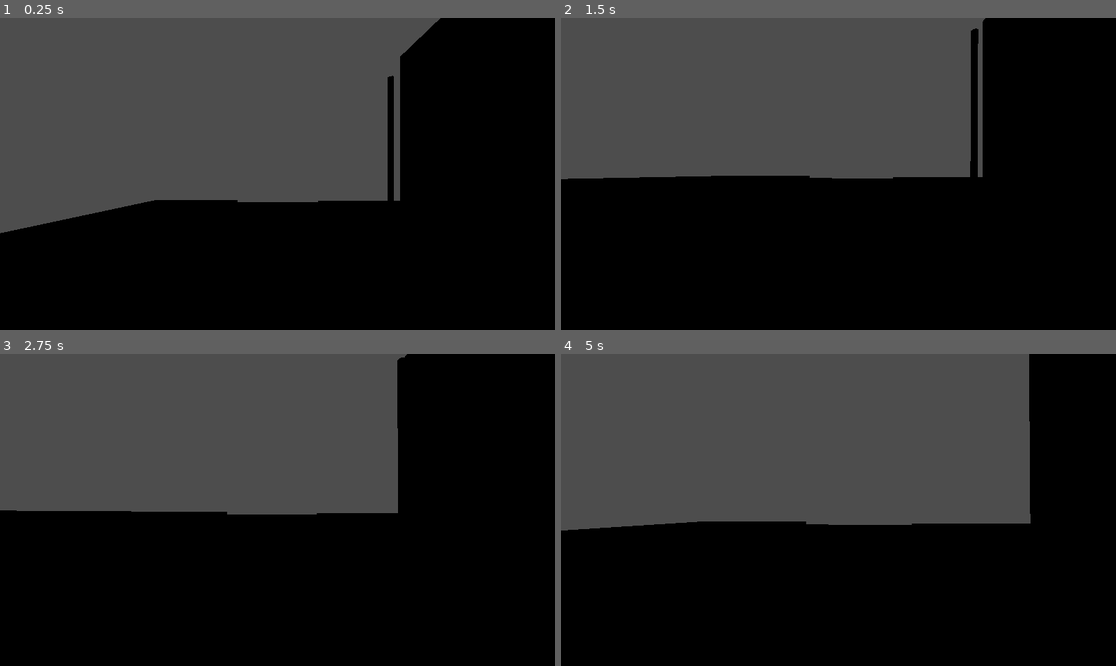
Above: before the commit, frames 1-4 (two rows, left to right).
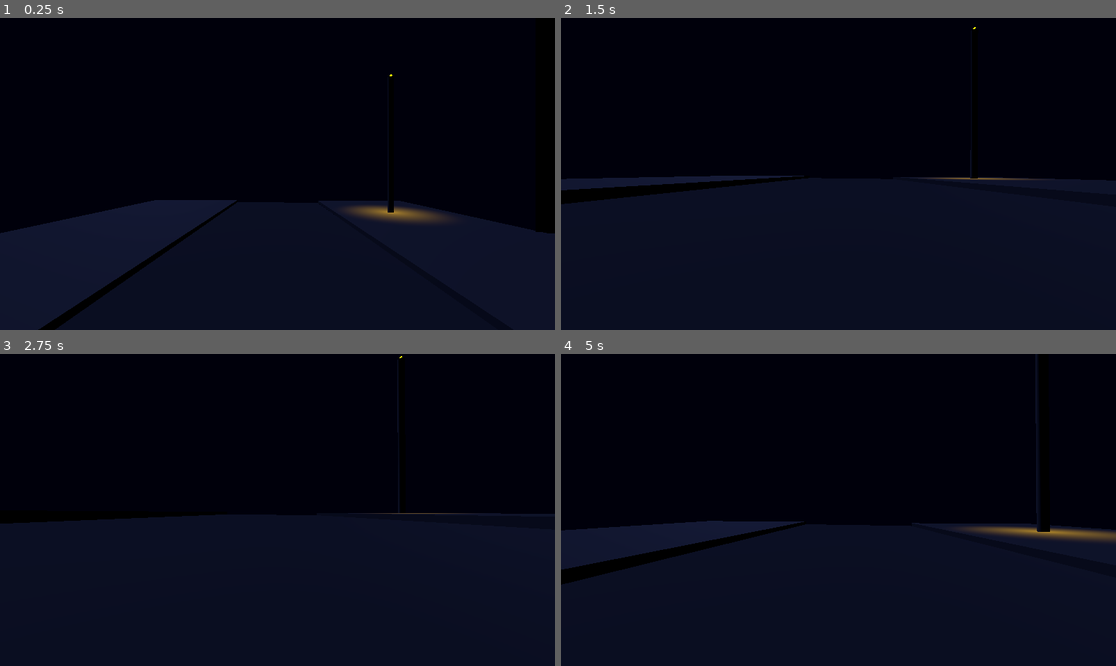
Above: after the commit, the same moments.

Repository: Eliant321/Juego-de-terror-psicologico-ecuatoriano
Game: Godot game, scene res://Nivel 1.tscn
Two runs of this game, one before a commit and one after it. Both use one fixed random seed, a clock stepped at 60 frames per second and the inputs below.
Inputs (mouse positions are in pixels of both pictures, inside the frame that each line leads up to):
- Up to frame 1 (0.25 s): no input
- Up to frame 2 (1.5 s): tap Enter (ui_accept) at 0.5, 0.77 s; move the mouse to (866, 174) at 0.52 s; hold Ctrl (agacharse) 0.53-1.28 s; hold W (adelante) from 0.53 s (still down); move the mouse to (810, 174) at 1.27 s; tap Ctrl (agacharse) at 1.35 s
- Up to frame 3 (2.75 s): keep holding W (adelante); tap Enter (ui_accept) at 1.52 s; move the mouse to (288, 503) at 2.02 s; hold Ctrl (agacharse) from 2.03 s (still down)
- Up to frame 4 (5 s): keep holding W (adelante); move the mouse to (832, 516) at 2.77 s; release Ctrl (agacharse) at 2.78 s; tap Ctrl (agacharse) at 2.85, 4.35 s; tap Enter (ui_accept) at 3.02, 3.77, 4.52 s; move the mouse to (877, 513) at 3.52 s; hold Ctrl (agacharse) 3.53-4.28 s; move the mouse to (794, 506) at 4.27 s

The runs differ from the first frame. In frame 1, 81% of the frame differs, in the area x 0-100%, y 0-100%; in frame 2, 86%; in frame 3, 85%; in frame 4, 90%.

Commit message:
Update Nivel 1.tscn

Diff:
--- a/Nivel 1.tscn
+++ b/Nivel 1.tscn
@@ -2,13 +2,30 @@
 
 [ext_resource type="Script" uid="uid://b8d31hc0mg2eh" path="res://character_body_3d.gd" id="1_1jhv7"]
 
+[sub_resource type="StandardMaterial3D" id="StandardMaterial3D_1jhv7"]
+albedo_color = Color(0.47553682, 0.47553688, 0.47553682, 1)
+
 [sub_resource type="CapsuleShape3D" id="CapsuleShape3D_q4lj4"]
+
+[sub_resource type="StandardMaterial3D" id="StandardMaterial3D_q4lj4"]
+emission_enabled = true
+emission = Color(0.81581, 0.46481615, 0, 1)
+emission_energy_multiplier = 3.42
+
+[sub_resource type="Environment" id="Environment_1jhv7"]
+background_mode = 1
+background_color = Color(0, 0, 0.043137256, 1)
+ambient_light_source = 2
+ambient_light_color = Color(0.13755062, 0.13755065, 0.13755062, 1)
+ambient_light_energy = 0.05
 
 [node name="Mundo" type="Node3D" unique_id=379853153]
 
 [node name="Calle" type="CSGBox3D" parent="." unique_id=890196919]
+transform = Transform3D(0.9999382, 0.010416735, 0.0038920646, -0.010422601, 0.9999446, 0.0014904048, -0.003876328, -0.0015308657, 0.99999124, 0, 0, 0)
 use_collision = true
 size = Vector3(20, 0.1, 100)
+material = SubResource("StandardMaterial3D_1jhv7")
 
 [node name="CharacterBody3D" type="CharacterBody3D" parent="." unique_id=1154836337]
 transform = Transform3D(1, 0, 0, 0, 1, 0, 0, 0, 1, 0, 6.772105, 0)
@@ -26,9 +43,9 @@
 size = Vector3(20, 0.563, 100)
 
 [node name="Calle4" type="CSGBox3D" parent="." unique_id=1572010091]
-transform = Transform3D(1, 0, 0, 0, 1, 0, 0, 0, 1, 55.319565, 17.63031, -0.04764557)
+transform = Transform3D(1, 0, 0, 0, 1, 0, 0, 0, 1, 48.73754, 13.081392, 0)
 use_collision = true
-size = Vector3(50.23, -36.432, 100)
+size = Vector3(39.25, -25.712, 45.855)
 
 [node name="Calle3" type="CSGBox3D" parent="." unique_id=601690480]
 transform = Transform3D(1, 0, 0, 0, 1, 0, 0, 0, 1, -19.759056, 0.32634163, 0)
@@ -39,6 +56,37 @@
 transform = Transform3D(1, 0, 0, 0, 1, 0, 0, 0, 1, 21.311138, 11.1015415, 28.72411)
 height = 21.985258
 
+[node name="SpotLight3D2" type="SpotLight3D" parent="CSGCylinder3D" unique_id=919530903]
+transform = Transform3D(1, 0, 0, 0, -4.371139e-08, 1, 0, -1, -4.371139e-08, 0.26034927, 11.851725, 0.35107422)
+light_color = Color(0.9583774, 0.7343467, 7.70092e-07, 1)
+light_size = 0.158
+spot_range = 25.997
+spot_attenuation = -1.16
+spot_angle = 24.73
+spot_angle_attenuation = 12.55334
+
 [node name="CSGCylinder3D2" type="CSGCylinder3D" parent="." unique_id=1982631300]
 transform = Transform3D(1, 0, 0, 0, 1, 0, 0, 0, 1, 19.472027, 11.907767, -34.902836)
 height = 23.329891
+
+[node name="SpotLight3D" type="SpotLight3D" parent="CSGCylinder3D2" unique_id=536020379]
+transform = Transform3D(1, 0, 0, 0, -4.371139e-08, 1, 0, -1, -4.371139e-08, 0, 12.222081, 0)
+light_color = Color(0.9583774, 0.7343467, 7.70092e-07, 1)
+light_size = 0.158
+spot_range = 25.997
+spot_attenuation = -1.16
+spot_angle = 24.73
+spot_angle_attenuation = 12.55334
+
+[node name="CSGSphere3D" type="CSGSphere3D" parent="CSGCylinder3D2" unique_id=2053144278]
+transform = Transform3D(1, 0, 0, 0, 1, 0, 0, 0, 1, 0, 11.970834, 0)
+radius = 0.2
+material = SubResource("StandardMaterial3D_q4lj4")
+
+[node name="DirectionalLight3D" type="DirectionalLight3D" parent="." unique_id=513258662]
+transform = Transform3D(0.877983, -0.34723082, -0.32950968, 0, -0.6883545, 0.7253744, -0.47869185, -0.6368664, -0.6043635, -24.530493, 44.96304, 14.427433)
+light_color = Color(0.4753911, 0.5599653, 0.9876289, 1)
+light_energy = 0.1
+
+[node name="WorldEnvironment" type="WorldEnvironment" parent="." unique_id=108633327]
+environment = SubResource("Environment_1jhv7")
